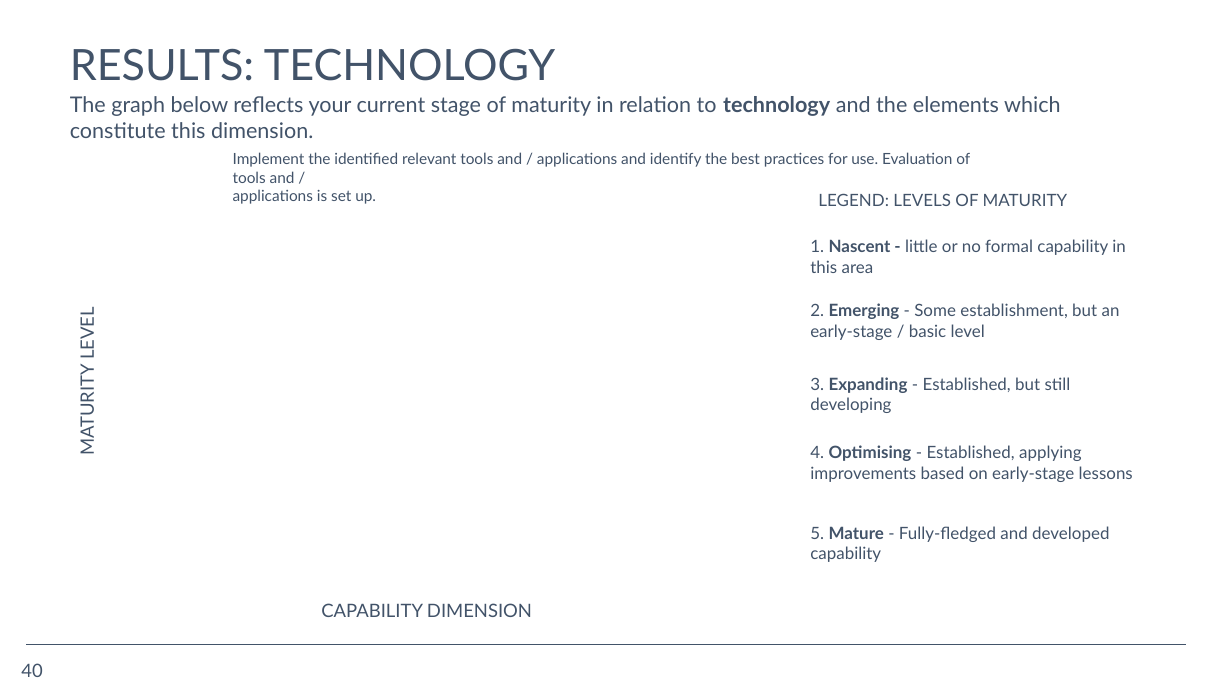
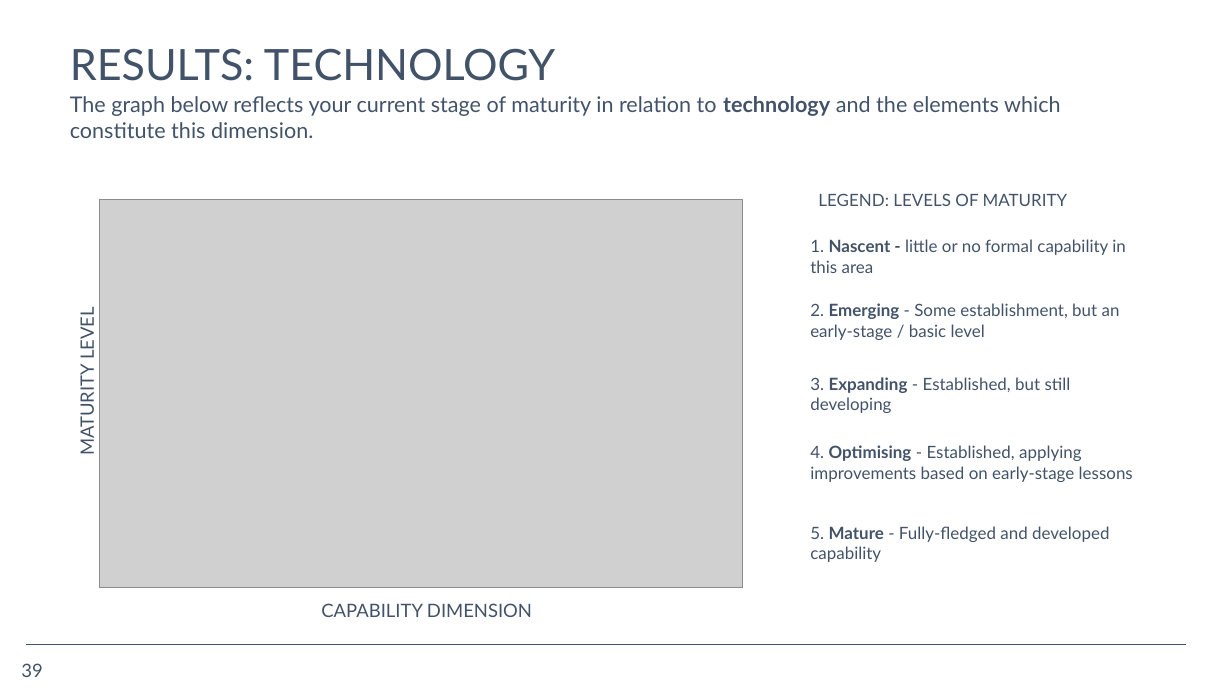
Before and after one commit to opus-meum/power-automate, a slide deck: slide 39 of Capability Assessment Report.pptx (slide 40 before the commit). Drawn at 1232x693 pixels with LibreOffice and Linux fonts; fonts in the diff are those of the drawing; grey boxes stand for pictures; background and template pictures are left out. Boxes give left, top, right and bottom in pixels: in the first picture for what was removed or moved away, otherwise in the second. Text is boxed around its words. In the diff, an @@ line names an element or a change of style, - is before the commit and + after.

```diff
--- a/Capability Assessment Report.pptx
+++ b/Capability Assessment Report.pptx
@@ text removed at [233,152,970,204] @@
-Implement the identified relevant tools and / applications and identify the best practices for use. Evaluation of tools and /
-applications is set up.
@@ picture added at [100,200,743,588] @@
@@ page number at [21,663,42,677]: text changed @@
-40
+39
```
Also in this commit, not shown: 13 other slides changed, 1 slide removed, 1 other file.
